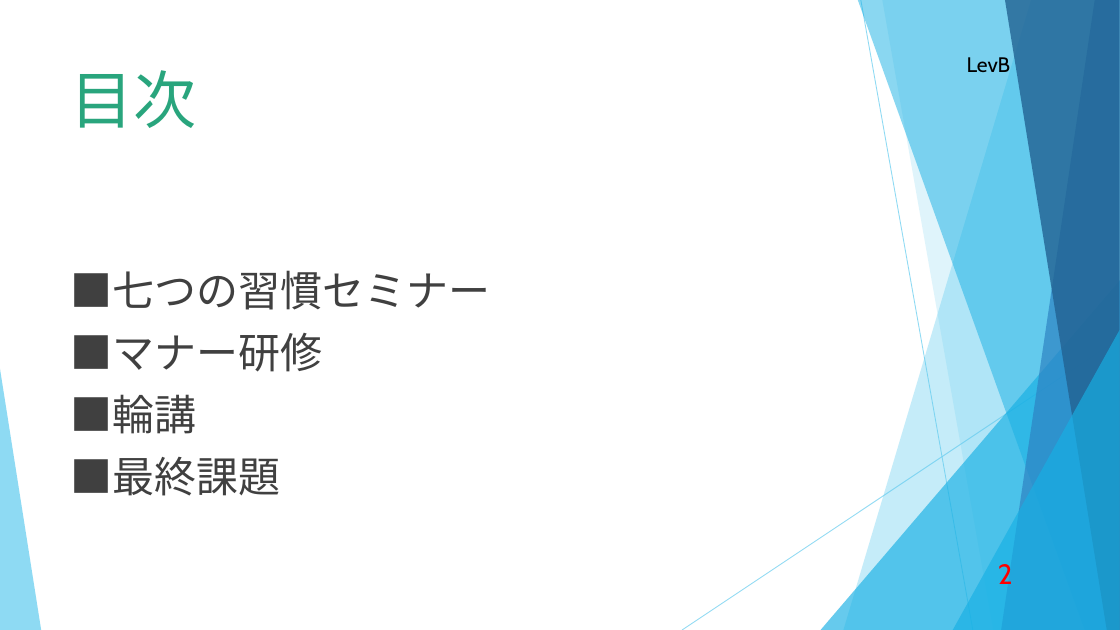
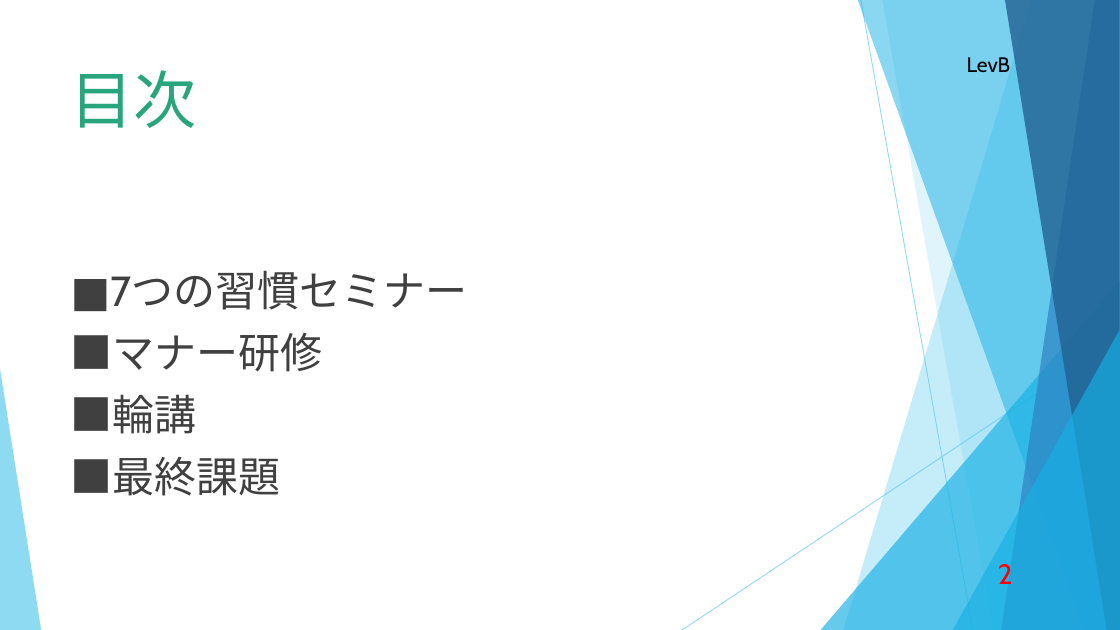
Before and after one commit to d-nakamura1/1st-training, a slide deck: slide 2 of 成果発表(中村大輝).pptx. Drawn at 1120x630 pixels with LibreOffice and Linux fonts; fonts in the diff are those of the drawing. Boxes give left, top, right and bottom in pixels: in the first picture for what was removed or moved away, otherwise in the second. Text is boxed around its words. In the diff, an @@ line names an element or a change of style, - is before the commit and + after.

```diff
--- a/成果発表(中村大輝).pptx
+++ b/成果発表(中村大輝).pptx
@@ text at (71, 270, 491, 310): text changed @@
-■七つの習慣セミナー
+■7つの習慣セミナー
```
Also in this commit, not shown: 5 other slides changed, 2 slides added, 1 slide removed.
